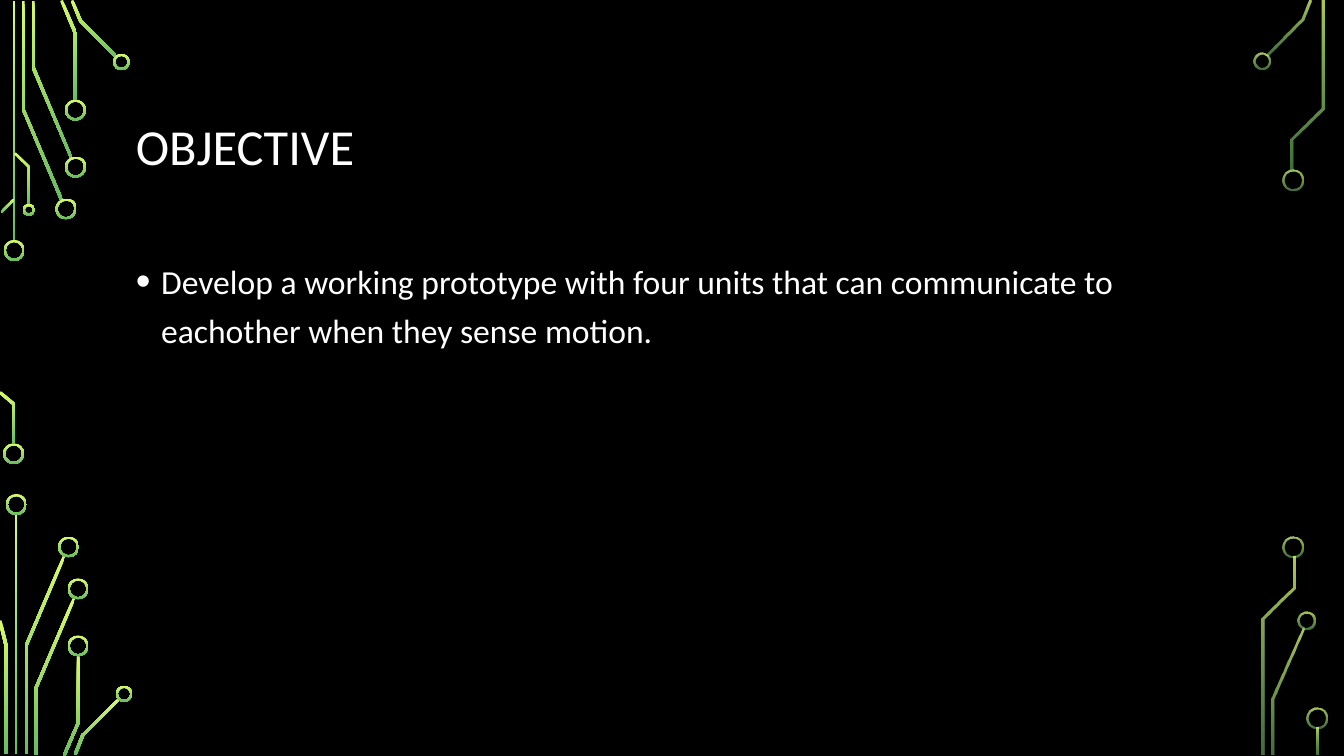
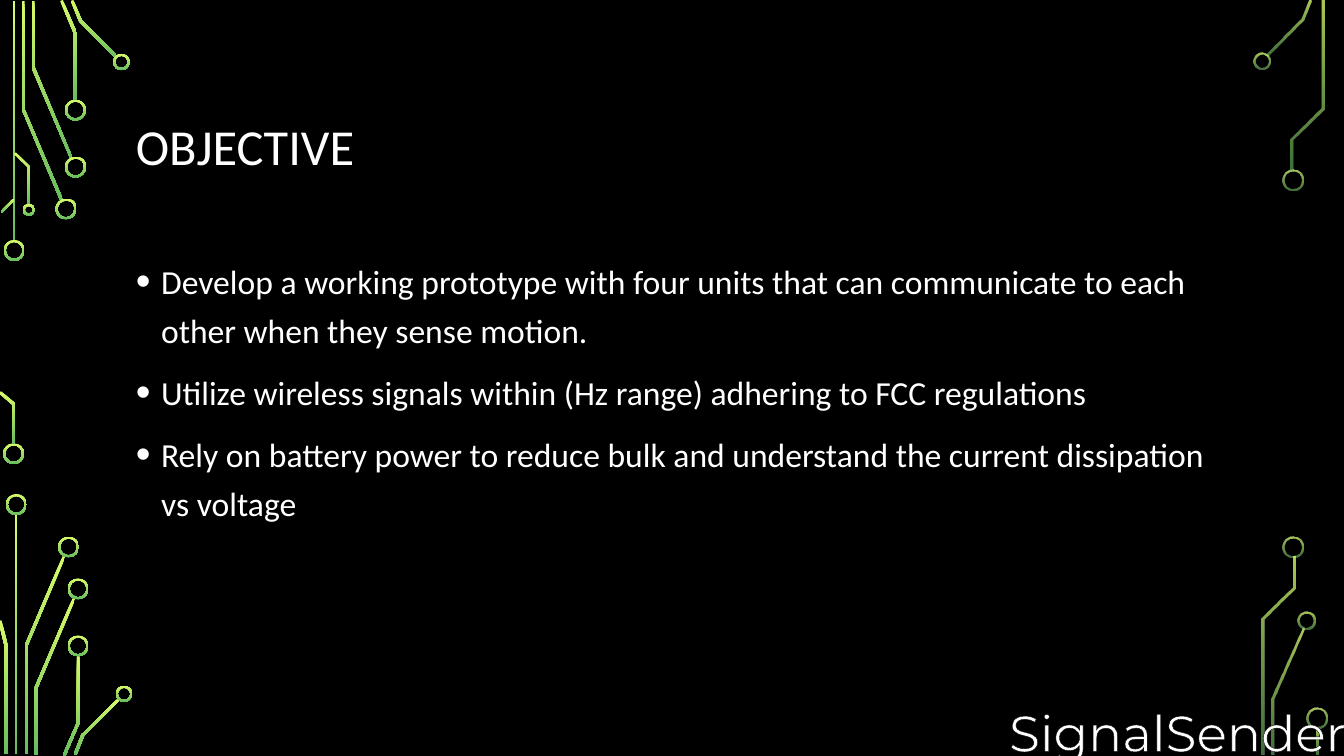
Before and after one commit to djklup/SignalSenders, a slide deck: slide 3 of Project Details/IR Presentation.pptx (slide 4 before the commit). Drawn at 1344x756 pixels with LibreOffice and Linux fonts; fonts in the diff are those of the drawing; background and template pictures are left out. Boxes give left, top, right and bottom in pixels: in the first picture for what was removed or moved away, otherwise in the second. Text is boxed around its words. In the diff, an @@ line names an element or a change of style, - is before the commit and + after.

Commit message:
Updated Presentation

```diff
--- a/Project Details/IR Presentation.pptx
+++ b/Project Details/IR Presentation.pptx
@@ text at bbox=[161, 270, 1204, 522]: text changed @@
-• Develop a working prototype with four units that can communicate to eachother when they sense motion.
+• Develop a working prototype with four units that can communicate to each other when they sense motion.
+• Utilize wireless signals within (Hz range) adhering to FCC regulations
+• Rely on battery power to reduce bulk and understand the current dissipation vs voltage
@@ text added at bbox=[1071, 697, 1311, 727], 36 pt, text #FFFFFF @@
+SignalSenders
```
Also in this commit, not shown: 14 other slides changed, 2 slides added, 3 slides removed.
